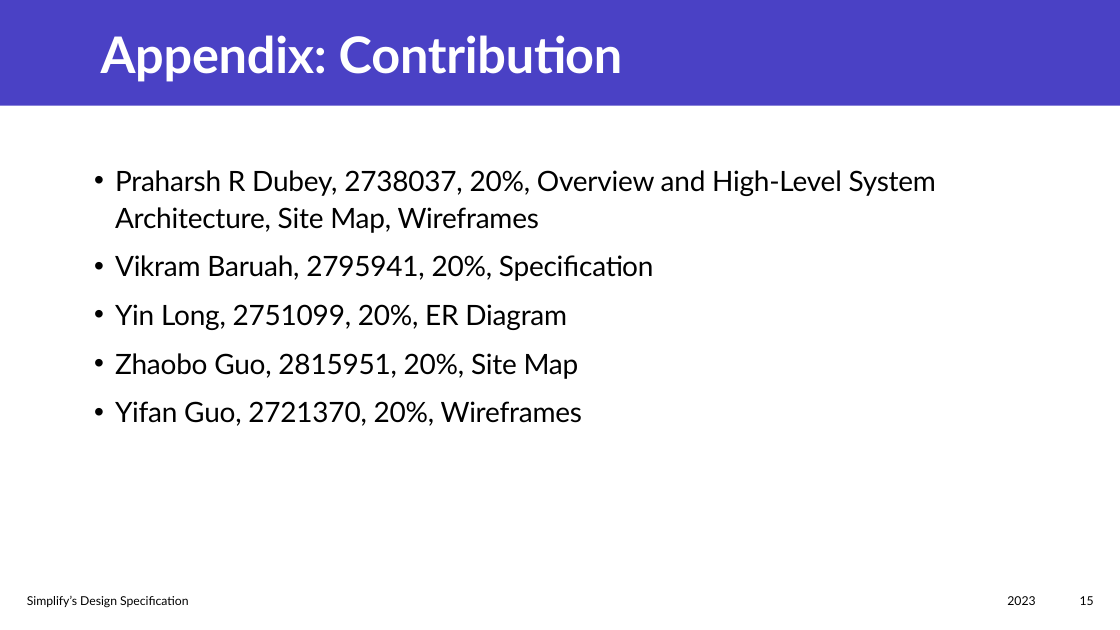
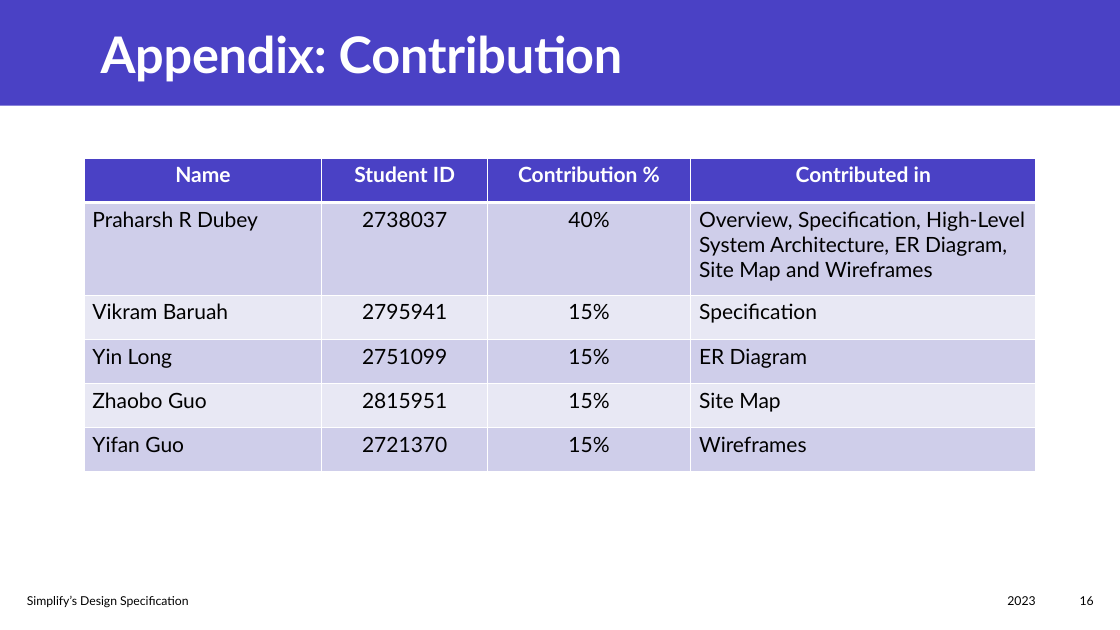
Before and after one commit to praharsh05/ITech-Group, a slide deck: slide 16 of Design specification/ITech_GP.pptx (slide 15 before the commit). Drawn at 1120x630 pixels with LibreOffice and Linux fonts; fonts in the diff are those of the drawing. Boxes give left, top, right and bottom in pixels: in the first picture for what was removed or moved away, otherwise in the second. Text is boxed around its words. In the diff, an @@ line names an element or a change of style, - is before the commit and + after.

Commit message:
some changes

```diff
--- a/Design specification/ITech_GP.pptx
+++ b/Design specification/ITech_GP.pptx
@@ table added at bbox=[84, 158, 1036, 488], 6 rows, 4 columns @@
+Name | Student ID | Contribution % | Contributed in
+Praharsh R Dubey | 2738037 | 40% | Overview, Specification, High-Level System Architecture, ER Diagram, Site Map and Wireframes
+Vikram Baruah | 2795941 | 15% | Specification
+Yin Long | 2751099 | 15% | ER Diagram
+Zhaobo Guo | 2815951 | 15% | Site Map
+Yifan Guo | 2721370 | 15% | Wireframes
@@ text removed at bbox=[115, 170, 936, 426] @@
-• Praharsh R Dubey, 2738037, 20%, Overview and High-Level System Architecture, Site Map, Wireframes
-• Vikram Baruah, 2795941, 20%, Specification
-• Yin Long, 2751099, 20%, ER Diagram
-• Zhaobo Guo, 2815951, 20%, Site Map
-• Yifan Guo, 2721370, 20%, Wireframes
@@ page number at bbox=[1080, 596, 1094, 605]: text changed @@
-15
+16
```
Also in this commit, not shown: 3 other slides changed, 1 slide added.
